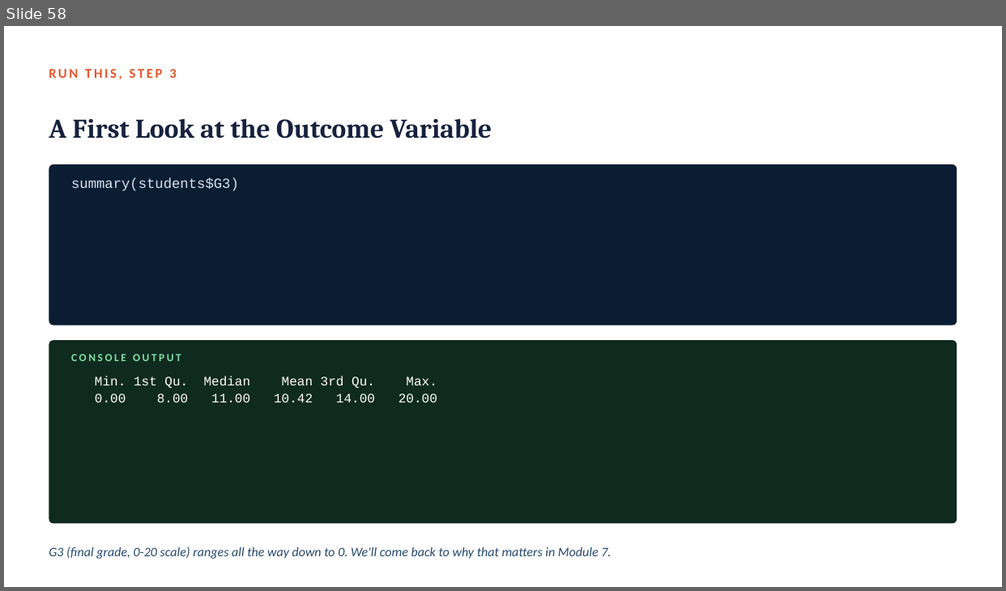
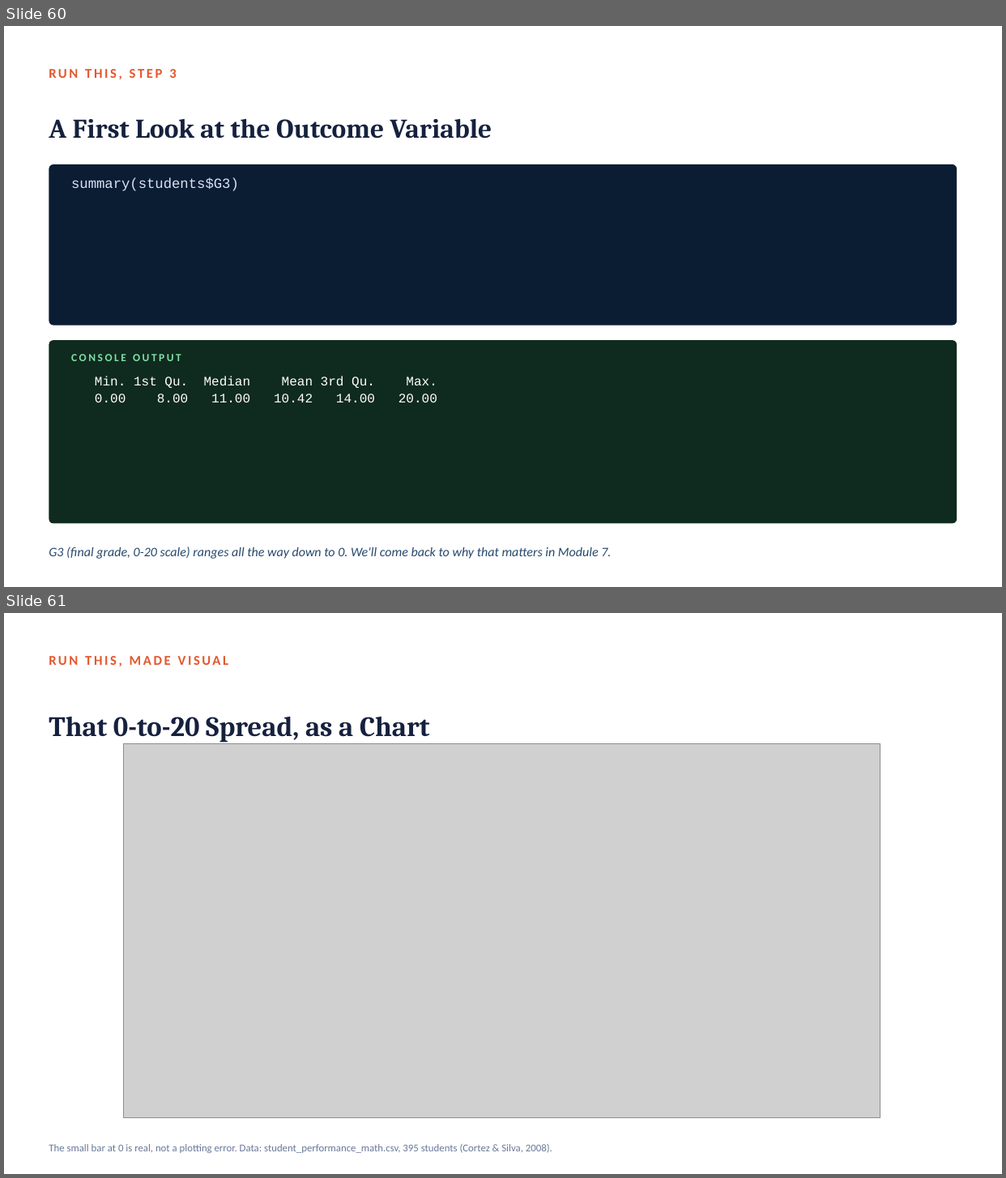
Before and after one commit to fmurital/Teaching-Curriculum, a slide deck: DATA-3230-Data-Visualization/01_Getting_Started_with_R_and_RStudio/Lecture_Slides/Module01_Getting_Started_with_R_and_RStudio.pptx. Shown one above the other, each under a label of ours: slide 58 before the commit, slides 60 and 61 after it. The pictures are 1006x591 and 1006x1178 pixels, drawn with LibreOffice and Linux fonts; fonts in the diff are those of the drawing; grey boxes stand for pictures. Boxes give left, top, right and bottom in pixels: in the first picture for what was removed or moved away, otherwise in the second. Text is boxed around its words. In the diff, an @@ line names an element or a change of style, - is before the commit and + after.

Commit message:
Add four real charts to the Module 1 deck (78 slides)
Module 1 leaned heavily on text/console-output cards with only one
actual chart in the whole deck, which is a weak showing for a data
visualization course's own teaching material. Adds four new chart
slides, each generated from the same real data already used
everywhere else in the module and now reproducible from the same
module1_first_look.R script: a sale-price histogram with mean/median
marked (visualizing the five-number-summary skew discussion), a bar
chart of average living area by neighborhood (mirroring the
sale-price chart for the practice-exercise reveal), a histogram of
the student dataset's final grade (G3), and a boxplot comparing G3
across the two study-time groups (turning the hi/lo mean comparison
into an actual chart rather than two printed numbers).

```diff
--- a/DATA-3230-Data-Visualization/01_Getting_Started_with_R_and_RStudio/Lecture_Slides/Module01_Getting_Started_with_R_and_RStudio.pptx
+++ b/DATA-3230-Data-Visualization/01_Getting_Started_with_R_and_RStudio/Lecture_Slides/Module01_Getting_Started_with_R_and_RStudio.pptx
@@ slide 61 added at [4, 613, 1002, 1174], background #FFFFFF @@
@@ text added at [49, 656, 229, 666], 13 pt, text #E4572E, bold @@
+RUN THIS, MADE VISUAL
@@ text added at [49, 717, 429, 743], 27 pt, text #16213E, bold @@
+That 0-to-20 Spread, as a Chart
@@ picture added at [124, 744, 880, 1118] @@
@@ text added at [49, 1144, 552, 1153], 10 pt, text #6B7A99 @@
+The small bar at 0 is real, not a plotting error. Data: student_performance_math.csv, 395 students (Cortez & Silva, 2008).
@@ what was slide 58 is now slide 60 @@
```
Also in this commit, not shown: 1 slide changed, 3 other slides added, 5 other files.
